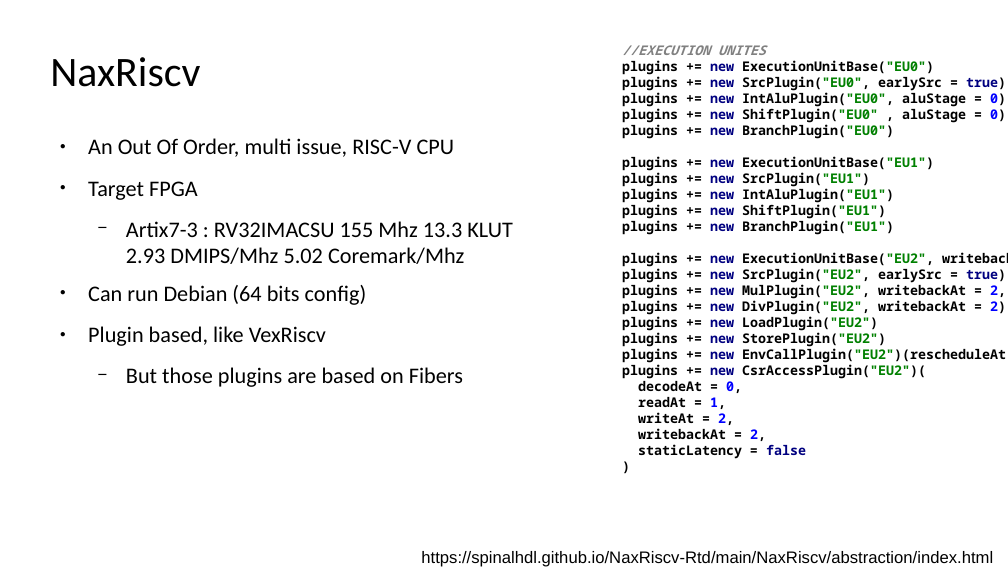
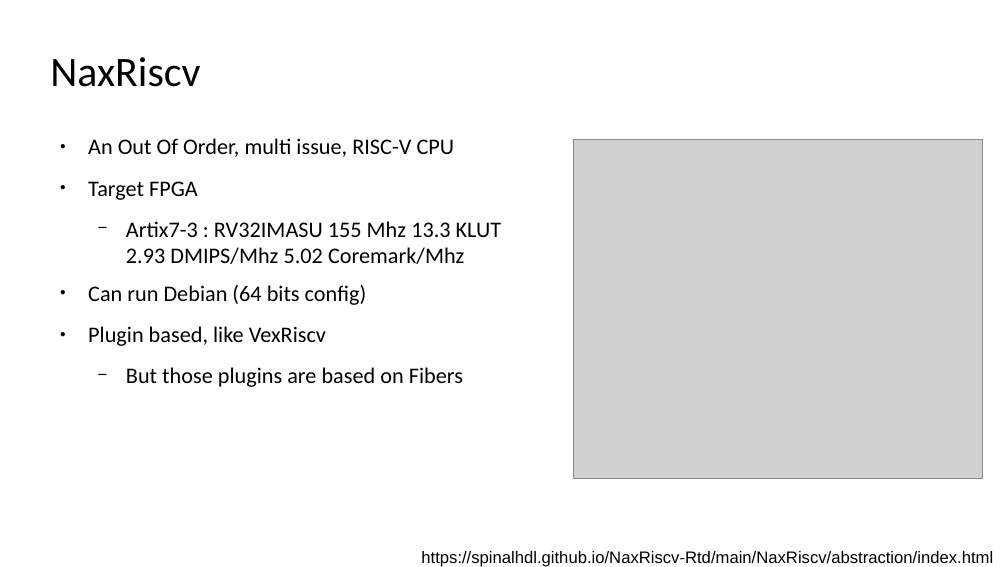
Before and after one commit to SpinalHDL/SpinalDoc, a slide deck: slide 8 of presentation/en/orconf_150923/orconf_150923.odp (slide 7 before the commit). Drawn at 1008x567 pixels with LibreOffice and Linux fonts; fonts in the diff are those of the drawing; grey boxes stand for pictures. Boxes give left, top, right and bottom in pixels: in the first picture for what was removed or moved away, otherwise in the second. Text is boxed around its words. In the diff, an @@ line names an element or a change of style, - is before the commit and + after.

```diff
--- a/presentation/en/orconf_150923/orconf_150923.odp
+++ b/presentation/en/orconf_150923/orconf_150923.odp
@@ text removed at (622,45,1006,459) @@
-//EXECUTION UNITES
-plugins += new ExecutionUnitBase("EU0")
-plugins += new SrcPlugin("EU0", earlySrc = true)
-plugins += new IntAluPlugin("EU0", aluStage = 0)
-plugins += new ShiftPlugin("EU0" , aluStage = 0)
-plugins += new BranchPlugin("EU0")
-plugins += new ExecutionUnitBase("EU1")
-plugins += new SrcPlugin("EU1")
-plugins += new IntAluPlugin("EU1")
-plugins += new ShiftPlugin("EU1")
-plugins += new BranchPlugin("EU1")
-plugins += new ExecutionUnitBase("EU2", writebackCountMax = 1)
-plugins += new SrcPlugin("EU2", earlySrc = true)
-plugins += new MulPlugin("EU2", writebackAt = 2, staticLatency = false)
-plugins += new DivPlugin("EU2", writebackAt = 2)
-plugins += new LoadPlugin("EU2")
-plugins += new StorePlugin("EU2")
-plugins += new EnvCallPlugin("EU2")(rescheduleAt = 2)
-plugins += new CsrAccessPlugin("EU2")(
-decodeAt = 0,
-readAt = 1,
-writeAt = 2,
-writebackAt = 2,
-staticLatency = false
-)
@@ picture added at (574,139,983,479) @@
@@ text at (126,221,502,264): text changed @@
-  − Artix7-3 : RV32IMACSU 155 Mhz 13.3 KLUT
-    2.93 DMIPS/Mhz 5.02 Coremark/Mhz
+  − Artix7-3 : RV32IMASU 155 Mhz 13.3 KLUT
+    2.93 DMIPS/Mhz 5.02 Coremark/Mhz
```
Also in this commit, not shown: 5 other slides changed, 2 slides added, 2 slides removed, 2 other files.
